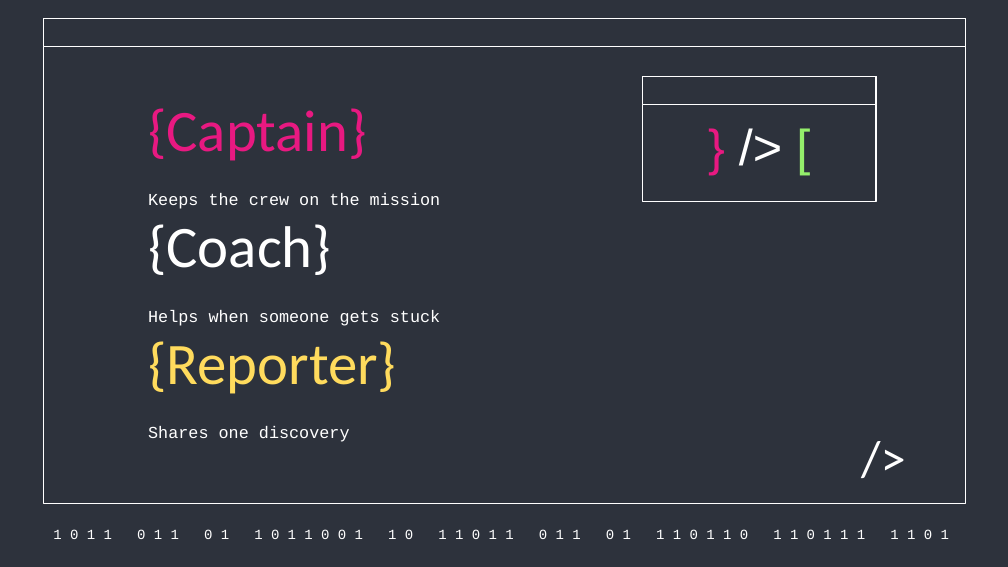
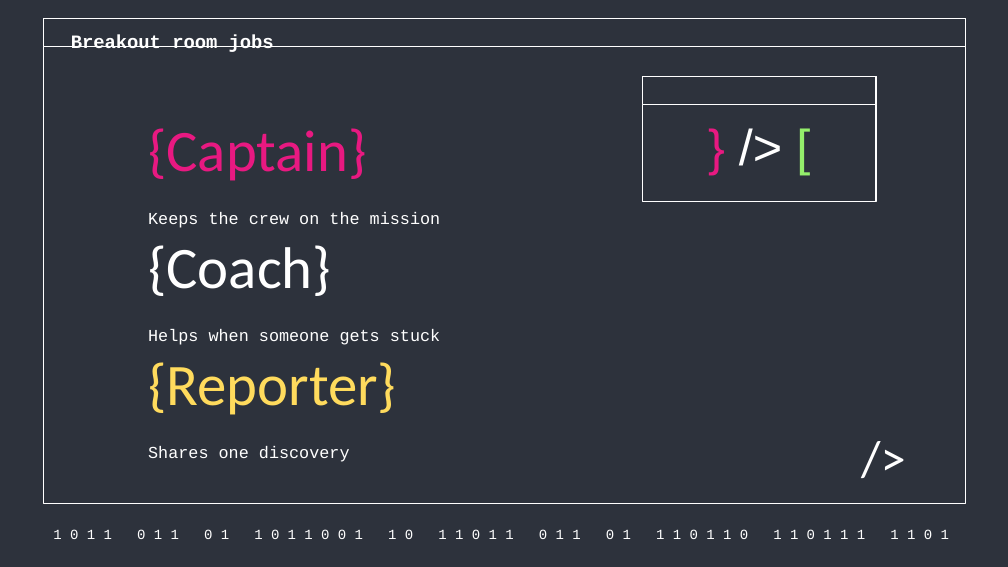
Before and after one commit to aghimir3/KidsComputerScience, a slide deck: slide 17 of 2026-07-11_Intro_to_Computer_Science_Programming/2026-07-11_Intro_to_Computer_Science_Programming.pptx. Drawn at 1008x567 pixels with LibreOffice and Linux fonts; fonts in the diff are those of the drawing. Boxes give left, top, right and bottom in pixels: in the first picture for what was removed or moved away, otherwise in the second. Text is boxed around its words. In the diff, an @@ line names an element or a change of style, - is before the commit and + after.

```diff
--- a/2026-07-11_Intro_to_Computer_Science_Programming/2026-07-11_Intro_to_Computer_Science_Programming.pptx
+++ b/2026-07-11_Intro_to_Computer_Science_Programming/2026-07-11_Intro_to_Computer_Science_Programming.pptx
@@ text added at box(71, 34, 274, 52), 13.5 pt, text #FFFFFF, bold @@
+Breakout room jobs
@@ title "{Captain}": place and size @@
-title "{Captain}" at box(148, 108, 367, 161)
+title "{Captain}" at box(148, 128, 367, 181)
@@ title "{Coach}": place and size @@
-title "{Coach}" at box(148, 224, 331, 275)
+title "{Coach}" at box(148, 245, 331, 296)
@@ title "{Reporter}": place and size @@
-title "{Reporter}" at box(148, 341, 396, 394)
+title "{Reporter}" at box(148, 362, 396, 415)
@@ 3 subtitles: place and size @@
-3 subtitles at box(148, 193, 441, 442)
+3 subtitles at box(148, 212, 441, 462)
```
Also in this commit, not shown: 15 other slides changed, 1 other file.
